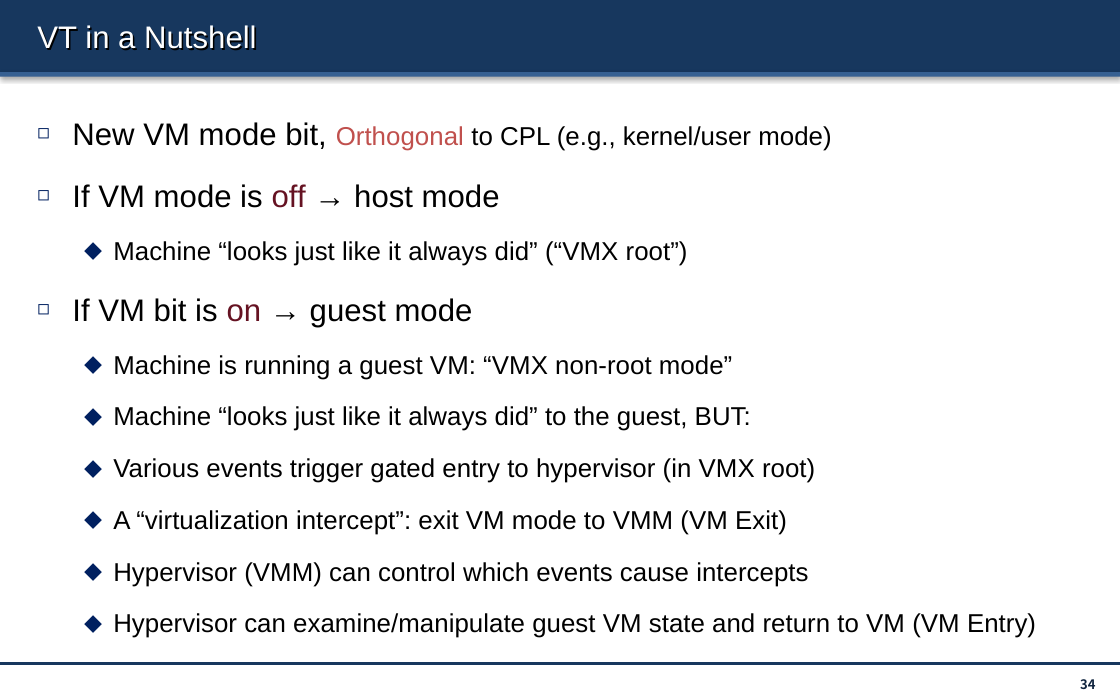
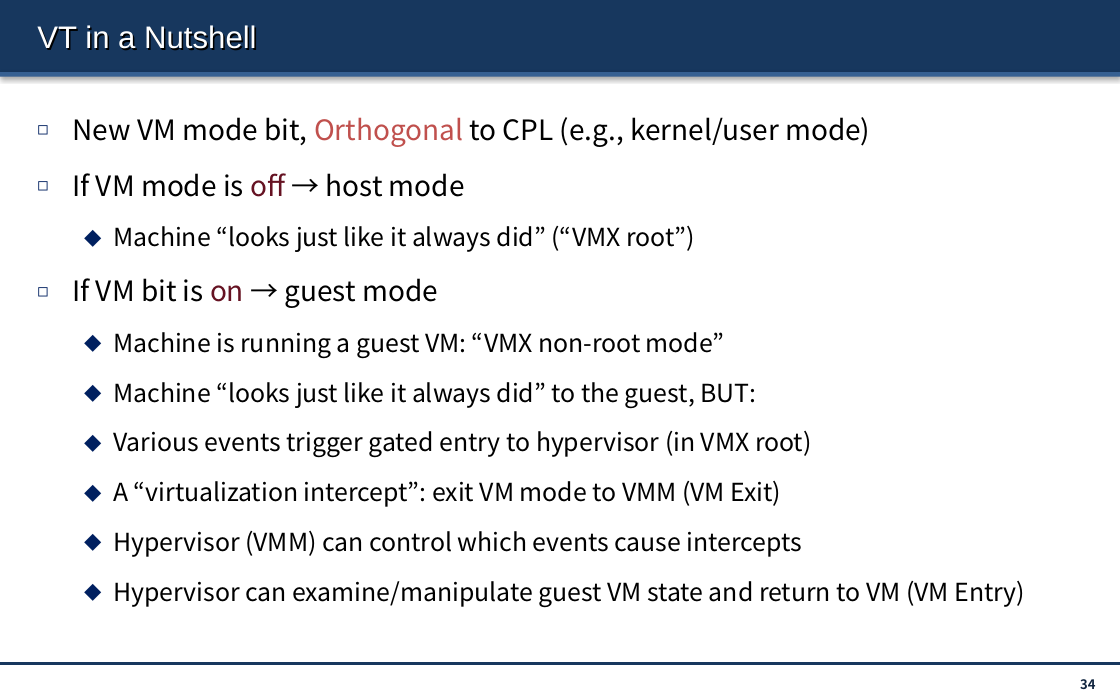
Before and after one commit to Marcusleeleelee/CSCI3150, a slide deck: slide 34 of lectures/lec16_virtualization.pptx. Drawn at 1120x700 pixels with LibreOffice and Linux fonts; fonts in the diff are those of the drawing. Boxes give left, top, right and bottom in pixels: in the first picture for what was removed or moved away, otherwise in the second. Text is boxed around its words. In the diff, an @@ line names an element or a change of style, - is before the commit and + after.

```diff
--- a/lectures/lec16_virtualization.pptx
+++ b/lectures/lec16_virtualization.pptx
@@ text "New VM mode bit, Orthogonal ..." at (x1=72, y1=117, x2=1025, y2=607): size 20 to 18 pt in "New VM mode bit,", "If VM mode is off → host ...", "If VM bit is on → guest ..."; size 16.7 to 18 pt in "Orthogonal to CPL (e.g., kernel/user mode)"; font Arial to Noto Sans CJK KR; size 16.7 to 16 pt in "Machine “looks just like it always did” ...", "Machine is running a guest VM: “VMX ...", "Machine “looks just like it always did” ...", "Various events trigger gated entry to hypervisor ..." and 3 more places @@
```
Also in this commit, not shown: 5 other slides changed.
